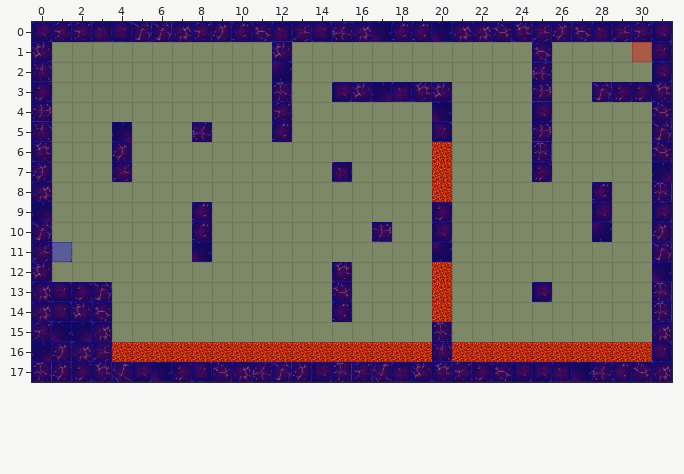
One commit to this Tiled map: Spellington/src/res/map/mapDungeon10.tmx. Above, as it was before the edit.
Cells are 50x50 px. Shown: x 0..31, y 0..17.
Now the later version:
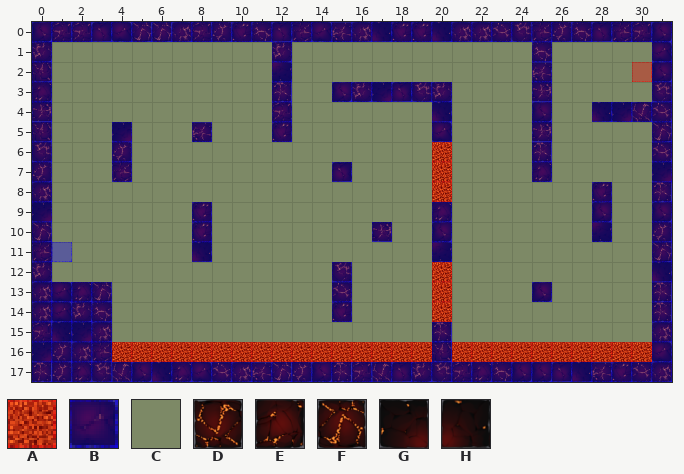
Key: from "collisionTile": A 0, B 3, C 11; from "dungeonTile.png": D 12, E 20, F 31, G 37, H 53.
_ is an empty cell.
Tiles replaced or removed in this view: A, B, C, E, F.
See-through tiles are keyed as they look on the map.
Edits made:
Changed rows in their new state; . is an unchanged cell.
Layer "terrain":
first column x 28:
 3 ___
 4 HGD
Layer "collision":
first column x 28:
 3 CCC
 4 BBB
Layer "event":
first column x 30:
 1 _
 2 A
